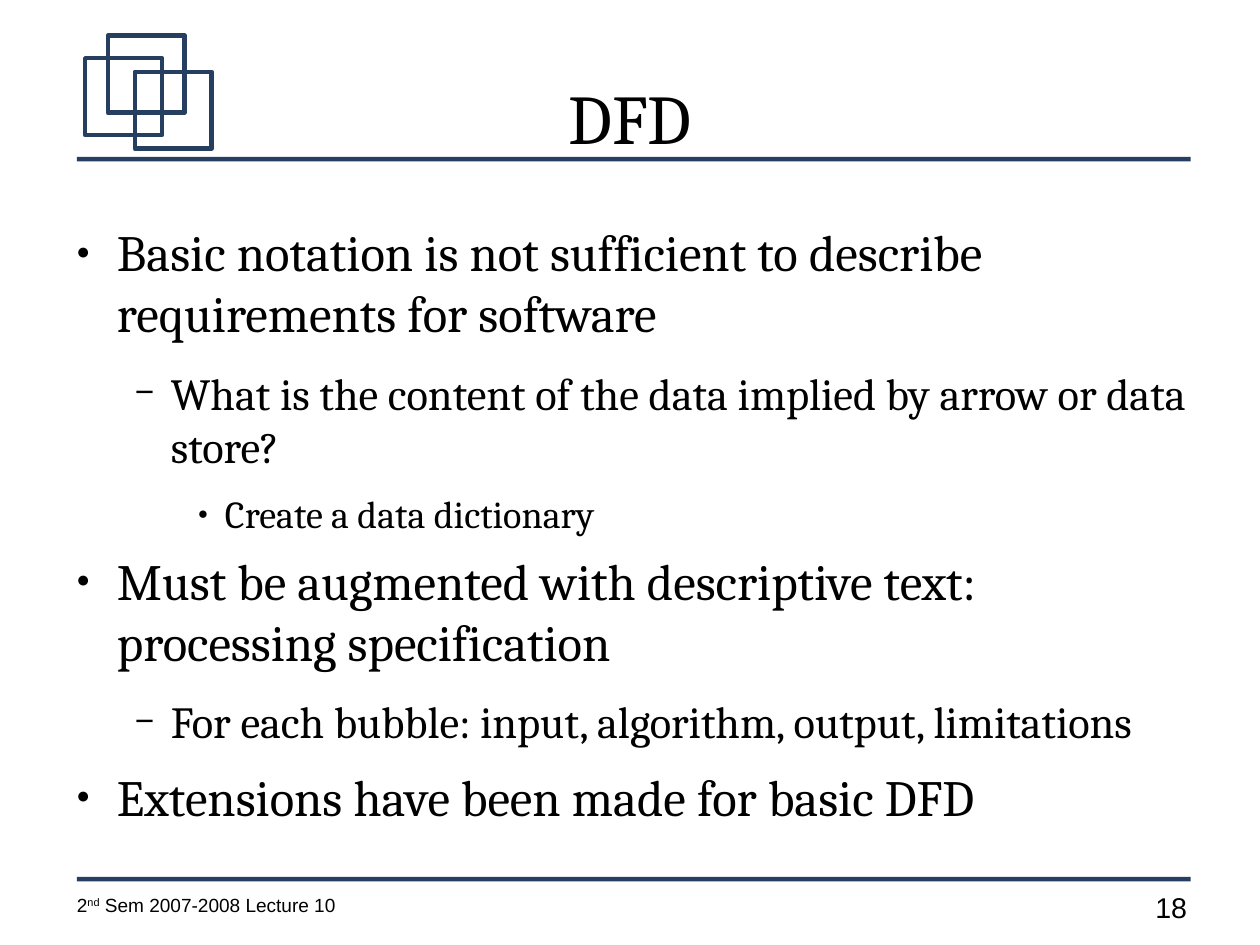
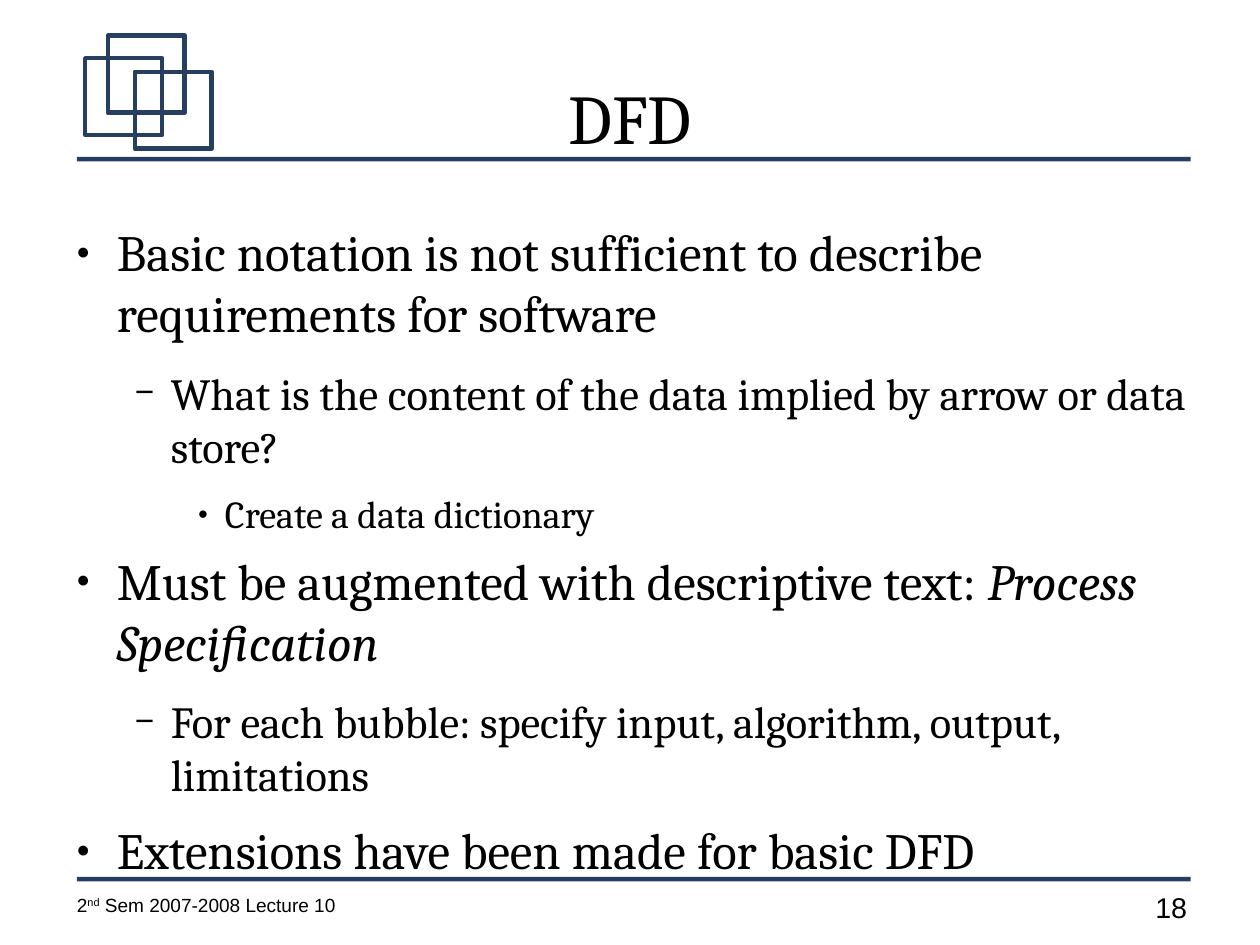
Before and after one commit to jachermocilla/jach-homepage, a slide deck: slide 18 of CMSC128-2nd-Sem-2007-L10.odp. Drawn at 1260x945 pixels with LibreOffice and Linux fonts; fonts in the diff are those of the drawing. Boxes give left, top, right and bottom in pixels: in the first picture for what was removed or moved away, otherwise in the second. Text is boxed around its words. In the diff, an @@ line names an element or a change of style, - is before the commit and + after.

```diff
--- a/CMSC128-2nd-Sem-2007-L10.odp
+++ b/CMSC128-2nd-Sem-2007-L10.odp
@@ text at [117, 564, 1137, 792]: text changed @@
-● Must be augmented with descriptive text: processing specification
-  − For each bubble: input, algorithm, output, limitations
+● Must be augmented with descriptive text: Process Specification
+  − For each bubble: specify input, algorithm, output, limitations
```
Also in this commit, not shown: 16 other slides changed.
